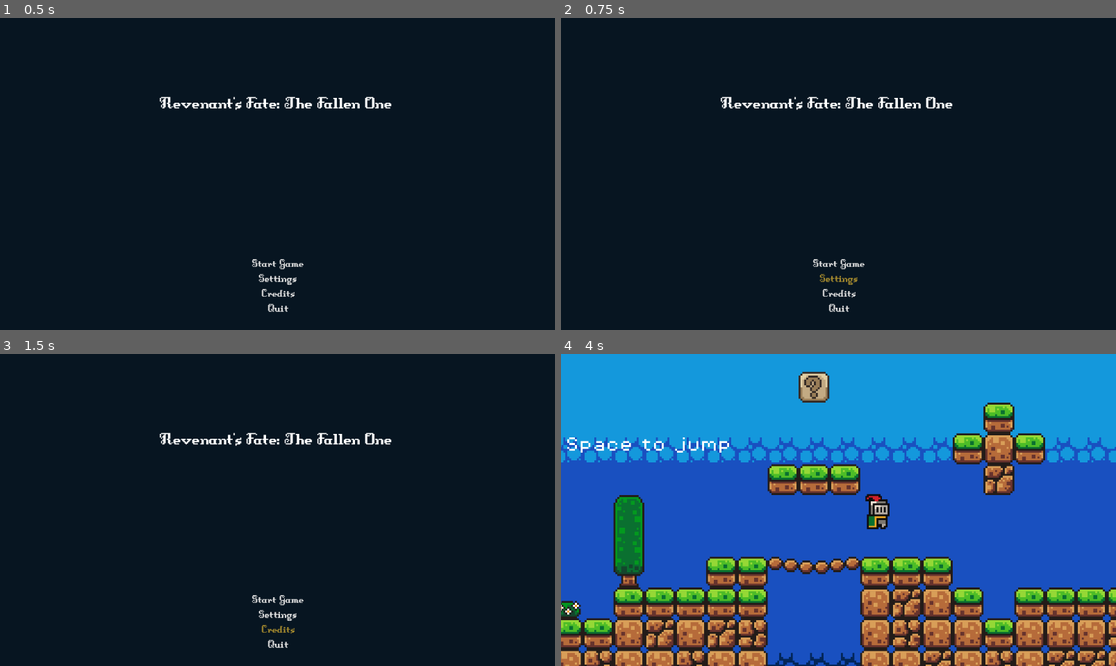
Above: before the commit, frames 1-4 (two rows, left to right).
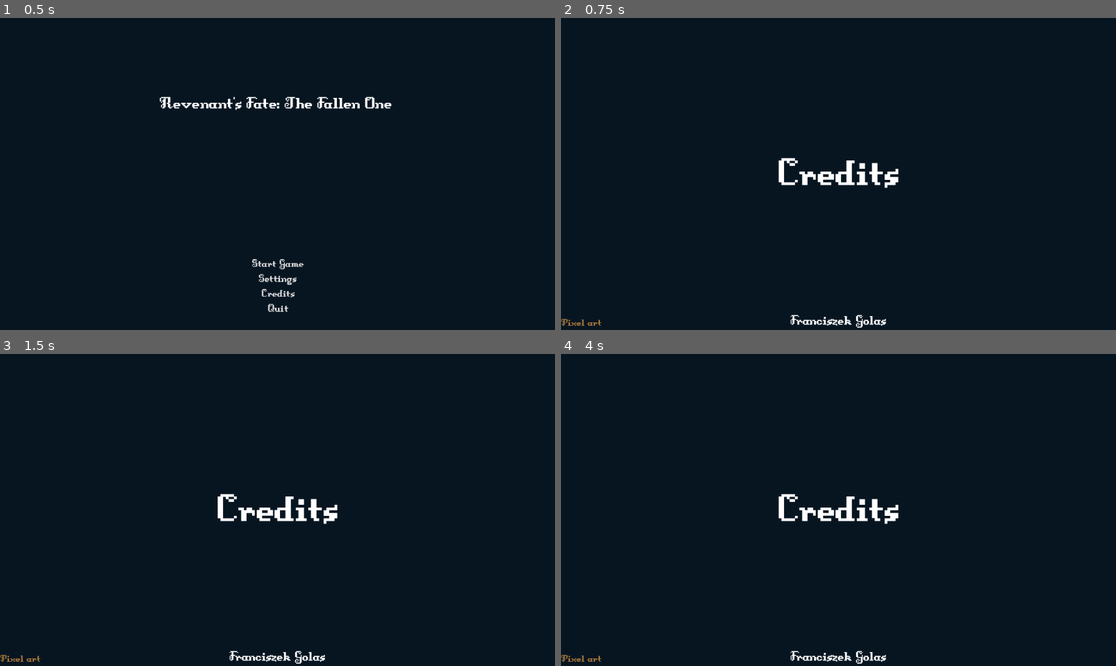
Above: after the commit, the same moments.

Repository: Zawartus/GodotProject
Game: Godot game, scene res://Scenes/Ui/menu/main_menu.tscn
The game is run twice, just before and just after one commit, with the same random seed, the same clock (stepped at 60 frames per second) and the same inputs.
Inputs (mouse positions are in pixels of both pictures, inside the frame that each line leads up to):
- Up to frame 1 (0.5 s): no input
- Up to frame 2 (0.75 s): click "Settings" at 0.5 s
- Up to frame 3 (1.5 s): click (277, 628) at 1.25 s, where only the run before the commit has a clickable "Credits"
- Up to frame 4 (4 s): click (838, 600) at 2 s, where only the run before the commit has a clickable "Start Game"; hold D (move_right) from 2.78 s (still down); tap Space (jump) at 3.02, 3.77 s

Frame 1 is identical in both runs. In frame 2, 2.2% of the frame differs, in the area x 0-71%, y 25-100%; in frame 3, 2.2%; in frame 4, 100%, in the area x 0-100%, y 0-100%.

Commit message:
wersja 0.025

Diff:
--- /dev/null
+++ b/Scenes/Ui/death/death_screen.gd
@@ -0,0 +1,11 @@
+extends Control
+
+
+# Called when the node enters the scene tree for the first time.
+func _ready() -> void:
+	pass # Replace with function body.
+
+
+# Called every frame. 'delta' is the elapsed time since the previous frame.
+func _process(delta: float) -> void:
+	pass
--- /dev/null
+++ b/Scenes/Ui/death/death_screen.tscn
@@ -0,0 +1,55 @@
+[gd_scene load_steps=3 format=3 uid="uid://clvdxuo3tywhn"]
+
+[ext_resource type="FontFile" uid="uid://1h4a758w0a4a" path="res://Assets/fonts/DungeonFont.ttf" id="1_mn1cq"]
+[ext_resource type="Script" path="res://Scenes/Ui/death/death_screen.gd" id="1_sh7jd"]
+
+[node name="DeathScreen" type="Control"]
+layout_mode = 3
+anchors_preset = 15
+anchor_right = 1.0
+anchor_bottom = 1.0
+grow_horizontal = 2
+grow_vertical = 2
+script = ExtResource("1_sh7jd")
+
+[node name="ColorRect" type="ColorRect" parent="."]
+layout_mode = 1
+anchors_preset = 15
+anchor_right = 1.0
+anchor_bottom = 1.0
+grow_horizontal = 2
+grow_vertical = 2
+color = Color(0.0282071, 0.0819991, 0.128079, 1)
+
+[node name="MarginContainer" type="MarginContainer" parent="."]
+layout_mode = 1
+anchors_preset = 15
+anchor_right = 1.0
+anchor_bottom = 1.0
+offset_left = 1.0
+offset_top = 1.0
+offset_right = 1.0
+offset_bottom = 1.0
+grow_horizontal = 2
+grow_vertical = 2
+theme_override_constants/margin_left = 32
+theme_override_constants/margin_top = 32
+theme_override_constants/margin_right = 32
+theme_override_constants/margin_bottom = 32
+
+[node name="VBoxContainer" type="VBoxContainer" parent="MarginContainer"]
+layout_mode = 2
+alignment = 1
+
+[node name="Label" type="Label" parent="MarginContainer/VBoxContainer"]
+layout_mode = 2
+size_flags_vertical = 3
+theme_override_fonts/font = ExtResource("1_mn1cq")
+theme_override_font_sizes/font_size = 89
+text = "YOU DIED"
+horizontal_alignment = 1
+vertical_alignment = 1
+
+[node name="ButtonsVBox" type="VBoxContainer" parent="MarginContainer/VBoxContainer"]
+layout_mode = 2
+size_flags_vertical = 10
--- /dev/null
+++ b/Scenes/Ui/menu/credits.tscn
@@ -0,0 +1,89 @@
+[gd_scene format=3 uid="uid://x8lsammqheoq"]
+
+[node name="Credits" type="Control"]
+layout_mode = 3
+anchors_preset = 15
+anchor_right = 1.0
+anchor_bottom = 1.0
+grow_horizontal = 2
+grow_vertical = 2
+
+[node name="ColorRect" type="ColorRect" parent="."]
+layout_mode = 1
+anchors_preset = 15
+anchor_right = 1.0
+anchor_bottom = 1.0
+grow_horizontal = 2
+grow_vertical = 2
+color = Color(0.0282071, 0.0819991, 0.128079, 1)
+
+[node name="MarginContainer" type="MarginContainer" parent="."]
+layout_mode = 1
+anchors_preset = 15
+anchor_right = 1.0
+anchor_bottom = 1.0
+offset_left = 1.0
+offset_top = 1.0
+offset_right = 1.0
+offset_bottom = 1.0
+grow_horizontal = 2
+grow_vertical = 2
+theme_override_constants/margin_left = 32
+theme_override_constants/margin_top = 32
+theme_override_constants/margin_right = 32
+theme_override_constants/margin_bottom = 32
+
+[node name="VBoxContainer" type="VBoxContainer" parent="MarginContainer"]
+layout_mode = 2
+alignment = 1
+
+[node name="Label" type="Label" parent="MarginContainer/VBoxContainer"]
+layout_mode = 2
+size_flags_vertical = 3
+theme_override_font_sizes/font_size = 41
+text = "Revenant's Fate: The Fallen One "
+horizontal_alignment = 1
+vertical_alignment = 1
+
+[node name="ButtonsVBox" type="VBoxContainer" parent="MarginContainer/VBoxContainer"]
+unique_name_in_owner = true
+layout_mode = 2
+size_flags_vertical = 10
+
+[node name="StartGameButton" type="Button" parent="MarginContainer/VBoxContainer/ButtonsVBox"]
+layout_mode = 2
+size_flags_horizontal = 4
+size_flags_vertical = 2
+focus_neighbor_top = NodePath("../QuitGameButton")
+focus_next = NodePath("../QuitGameButton")
+text = "Start Game
+"
+
+[node name="SettingsButton" type="Button" parent="MarginContainer/VBoxContainer/ButtonsVBox"]
+layout_mode = 2
+size_flags_horizontal = 4
+size_flags_vertical = 2
+focus_neighbor_top = NodePath("../StartGameButton")
+focus_neighbor_bottom = NodePath("../CreditsButton")
+focus_next = NodePath("../StartGameButton")
+focus_previous = NodePath("../CreditsButton")
+text = "Settings
+"
+
+[node name="CreditsButton" type="Button" parent="MarginContainer/VBoxContainer/ButtonsVBox"]
+layout_mode = 2
+size_flags_horizontal = 4
+size_flags_vertical = 2
+focus_neighbor_top = NodePath("../StartGameButton")
+focus_neighbor_bottom = NodePath("../QuitGameButton")
+focus_next = NodePath("../StartGameButton")
+focus_previous = NodePath("../QuitGameButton")
+text = "Credits"
+
+[node name="QuitGameButton" type="Button" parent="MarginContainer/VBoxContainer/ButtonsVBox"]
+layout_mode = 2
+size_flags_horizontal = 4
+size_flags_vertical = 2
+focus_neighbor_bottom = NodePath("../StartGameButton")
+focus_next = NodePath("../StartGameButton")
+text = "Quit"
--- a/Scenes/Ui/menu/main_menu.gd
+++ b/Scenes/Ui/menu/main_menu.gd
@@ -13,12 +13,10 @@
 	get_tree().change_scene_to_file("res://Scenes/game.tscn")
 
 func _on_settings_button_pressed() -> void:
-	pass # Replace with function body.
-
+	get_tree().change_scene_to_file("res://Scenes/Ui/menu/settings.tscn")
 
 func _on_credits_button_pressed() -> void:
-	pass # Replace with function body.
-
+	get_tree().change_scene_to_file("res://Scenes/Ui/menu/credits.tscn")
 
 func _on_quit_game_button_pressed() -> void:
-	pass
+	get_tree().quit()
--- /dev/null
+++ b/Scenes/Ui/menu/settings.tscn
@@ -0,0 +1,51 @@
+[gd_scene load_steps=2 format=3 uid="uid://c4s0rx3r0xknc"]
+
+[ext_resource type="FontFile" uid="uid://1h4a758w0a4a" path="res://Assets/fonts/DungeonFont.ttf" id="1_ue1hn"]
+
+[node name="Settings" type="Control"]
+layout_mode = 3
+anchors_preset = 15
+anchor_right = 1.0
+anchor_bottom = 1.0
+grow_horizontal = 2
+grow_vertical = 2
+
+[node name="ColorRect" type="ColorRect" parent="."]
+layout_mode = 1
+anchors_preset = 15
+anchor_right = 1.0
+anchor_bottom = 1.0
+grow_horizontal = 2
+grow_vertical = 2
+color = Color(0.0282071, 0.0819991, 0.128079, 1)
+
+[node name="MarginContainer" type="MarginContainer" parent="."]
+layout_mode = 0
+offset_right = 1152.0
+offset_bottom = 646.0
+
+[node name="Label" type="Label" parent="MarginContainer"]
+layout_mode = 2
+size_flags_horizontal = 4
+theme_override_fonts/font = ExtResource("1_ue1hn")
+theme_override_font_sizes/font_size = 96
+text = "Credits
+"
+
+[node name="Label3" type="Label" parent="MarginContainer"]
+layout_mode = 2
+size_flags_horizontal = 4
+size_flags_vertical = 8
+theme_override_fonts/font = ExtResource("1_ue1hn")
+theme_override_font_sizes/font_size = 33
+text = "Franciszek Golas
+"
+
+[node name="Label2" type="Label" parent="MarginContainer"]
+layout_mode = 2
+size_flags_vertical = 8
+theme_override_colors/font_color = Color(0.664598, 0.462067, 0.225337, 1)
+theme_override_fonts/font = ExtResource("1_ue1hn")
+theme_override_font_sizes/font_size = 25
+text = "Pixel art
+"
--- a/Scenes/kilzone.gd
+++ b/Scenes/kilzone.gd
@@ -11,4 +11,5 @@
 
 func _on_timer_timeout() -> void:
 	Engine.time_scale = 1
-	get_tree().reload_current_scene()
+
+	get_tree().change_scene_to_file("res://Scenes/Ui/death/death_screen.tscn")
